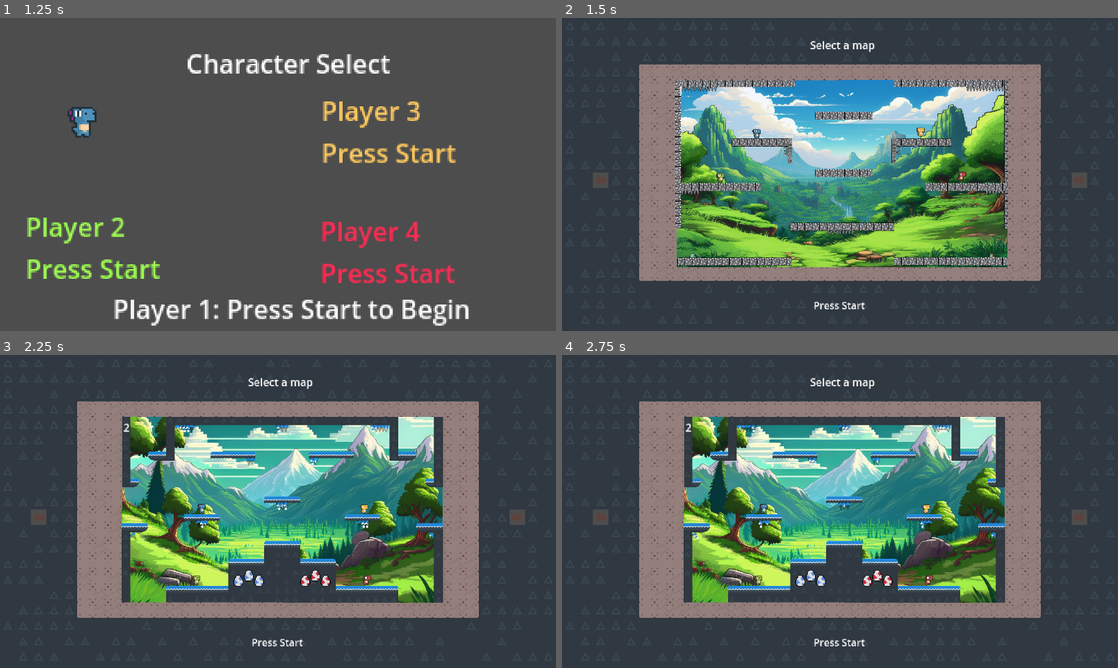
Above: before the commit, frames 1-4 (two rows, left to right).
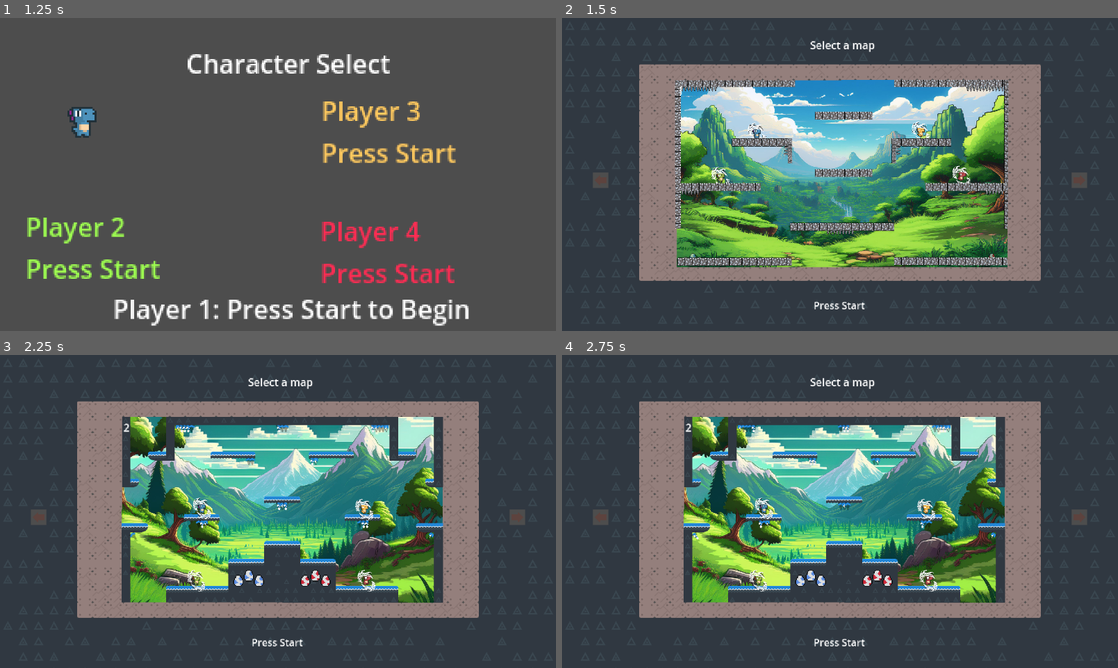
Above: after the commit, the same moments.

Repository: GomaGames/ggj-2025
Game: Godot game, scene res://Scenes/title.tscn
Same seed, same stepped clock (60 frames per second), same inputs: the game is played once before the commit and once after it.
Inputs:
- Up to frame 1 (1.25 s): tap Enter (any_start) at 0.5, 0.6 s; hold D (p1_right) from 0.53 s (still down)
- Up to frame 2 (1.5 s): keep holding D (p1_right); tap Enter (any_start) at 1.25 s; tap Tab (p1_select) at 1.35 s
- Up to frame 3 (2.25 s): tap Enter (any_start) at 2, 2.1 s; release D (p1_right) at 2.03 s; hold A (p1_left) from 2.03 s (still down)
- Up to frame 4 (2.75 s): keep holding A (p1_left)

Frame 1 is identical in both runs. In frame 2, 0.3% of the frame differs, in the area x 26-74%, y 33-53%; in frame 3, 0.4%, in the area x 33-68%, y 45-76%; in frame 4, 0.4%.

Commit message:
making it a bit bigger

Diff:
--- a/Sprites/Player.tscn
+++ b/Sprites/Player.tscn
@@ -583,7 +583,7 @@
 }]
 
 [sub_resource type="CircleShape2D" id="CircleShape2D_tgcfs"]
-radius = 23.1772
+radius = 27.6807
 
 [sub_resource type="ParticleProcessMaterial" id="ParticleProcessMaterial_j7lgv"]
 resource_local_to_scene = true
@@ -742,7 +742,6 @@
 texture = ExtResource("2_135b2")
 
 [node name="BubbleShield" type="Area2D" parent="Facing"]
-visible = false
 collision_mask = 7
 
 [node name="CollisionShape2D" type="CollisionShape2D" parent="Facing/BubbleShield"]
@@ -751,14 +750,14 @@
 shape = SubResource("CircleShape2D_tgcfs")
 
 [node name="BashSwipe" type="Sprite2D" parent="Facing/BubbleShield"]
-position = Vector2(3, -9)
-scale = Vector2(0.188162, 0.368162)
+position = Vector2(7, -1)
+scale = Vector2(0.260661, 0.584845)
 texture = ExtResource("2_135b2")
 
 [node name="BashSwipe2" type="Sprite2D" parent="Facing/BubbleShield"]
 position = Vector2(-2, -27)
 rotation = 3.07437
-scale = Vector2(0.188162, 0.368162)
+scale = Vector2(0.287455, 0.703739)
 texture = ExtResource("2_135b2")
 
 [node name="OneShotAnimations" type="Node2D" parent="."]
